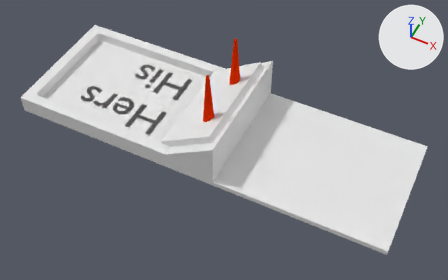
Two versions of the Blender file toothbrush/toothbrush.blend, one commit apart.
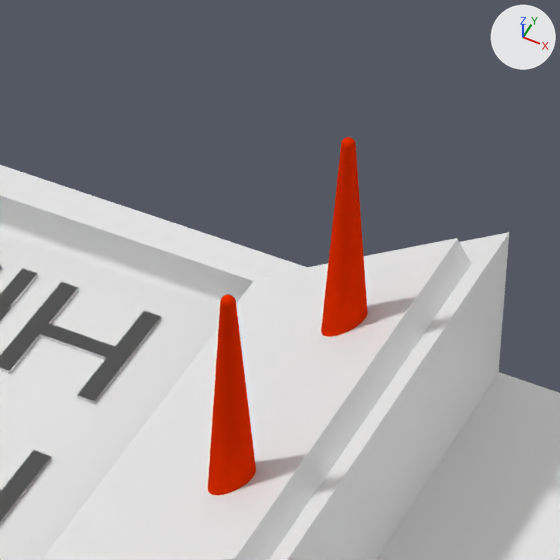
Old and new are each drawn whole from a 50 mm lens placed at (106.4, -143.2, 172.9), pointed at (39.8, -10.1, 6.5) and again close up on the part from 35% to 64% of the width and 2% to 49% of the height. Every picture has the same lights, and +X, +Y and +Z are marked at upper right.

Before the edit, the objects in view are built like this:
```python
me_cone = bpy.data.meshes.new('Cone')
me_cone.from_pydata(...)  # a 32-sided cone pointing to +z spanning x -1.0..1.0, y -1.0..1.0, z -1.0..1.0
me_cone.materials.append(mat_material)  # orange #e72f00
me_cone_001 = bpy.data.meshes.new('Cone.001')
me_cone_001.from_pydata(...)  # a 32-sided cone pointing to +z spanning x -1.0..1.0, y -1.0..1.0, z -1.0..1.0
me_cone_001.materials.append(mat_material_003)  # orange #e72f00
me_cube_001 = bpy.data.meshes.new('Cube.001')
me_cube_001.from_pydata(...)  # 16 vertices, 14 faces; spans x -0.53..1.41, y -1.0..1.0, z -1.0..6.01
ob_base = bpy.data.objects.new('base', me_cube_001)
ob_base.location = (0.0, 0.0, 0.0)
ob_base.scale = (75.0, 25.0, 1.0)
_m = ob_base.modifiers.new('Boolean', 'BOOLEAN')
_m.object = ob_slant
_m.operation = 'UNION'
_m.solver = 'FLOAT'
_m = ob_base.modifiers.new('Boolean.001', 'BOOLEAN')
_m.object = ob_carve_tub
_m.solver = 'FLOAT'
_m = ob_base.modifiers.new('Boolean.002', 'BOOLEAN')
_m.object = ob_carve_slant
_m.solver = 'FLOAT'
_m = ob_base.modifiers.new('Boolean.003', 'BOOLEAN')
_m.object = ob_text_001
_m.operation = 'UNION'
_m.solver = 'FLOAT'
ob_cone = bpy.data.objects.new('Cone', me_cone)
ob_cone.location = (34.05, 10.5, 24.36)
ob_cone.scale = (2.72, 2.72, 18.8)
_m = ob_cone.modifiers.new('Boolean', 'BOOLEAN')
_m.object = ob_negcone
_m.solver = 'FLOAT'
_m = ob_cone.modifiers.new('Boolean.001', 'BOOLEAN')
_m.object = ob_sphere_tip
_m.operation = 'UNION'
_m.solver = 'FLOAT'
ob_cone_001 = bpy.data.objects.new('Cone.001', me_cone_001)
ob_cone_001.location = (34.05, -10.5, 24.36)
ob_cone_001.scale = (2.72, 2.72, 18.8)
_m = ob_cone_001.modifiers.new('Boolean', 'BOOLEAN')
_m.object = ob_negcone_001
_m.solver = 'FLOAT'
_m = ob_cone_001.modifiers.new('Boolean.001', 'BOOLEAN')
_m.object = ob_sphere_tip_001
_m.operation = 'UNION'
_m.solver = 'FLOAT'
```
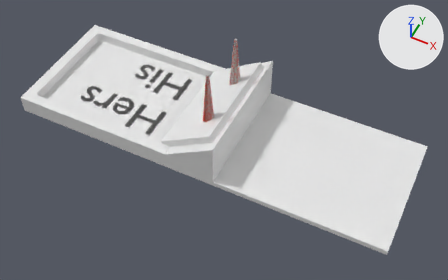
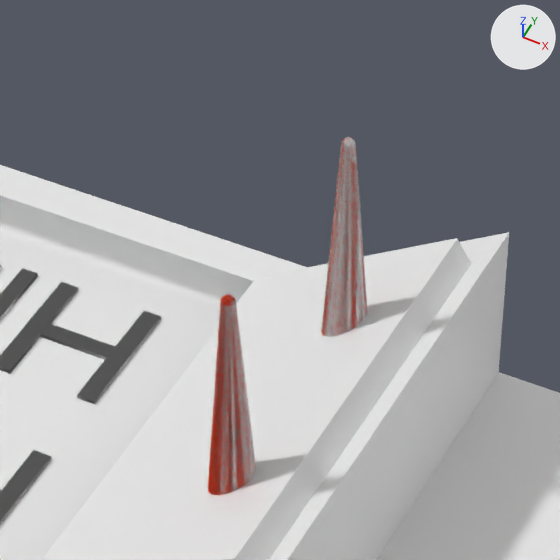
Commit message: first print of toothbrush

Changed parts and their boxes [x1, y1, x2, y2] in the close-ups (560 x 560 px):
'base', modifiers changed
    before: [0, 165, 560, 560]
    after: [0, 137, 560, 560]
'Cone', unchanged, covered by the edit
    before: [321, 137, 368, 337]
    after: [321, 138, 367, 337]

The change, as a list of edits to the scene's bpy script:
```text
Change ob_base:
    add _m = ob_base.modifiers.new('Boolean.004', 'BOOLEAN')
    add _m.object = ob_cone
    add _m.operation = 'UNION'
    add _m.solver = 'FLOAT'
    add _m = ob_base.modifiers.new('Boolean.005', 'BOOLEAN')
    add _m.object = ob_cone_001
    add _m.operation = 'UNION'
    add _m.solver = 'FLOAT'
```
